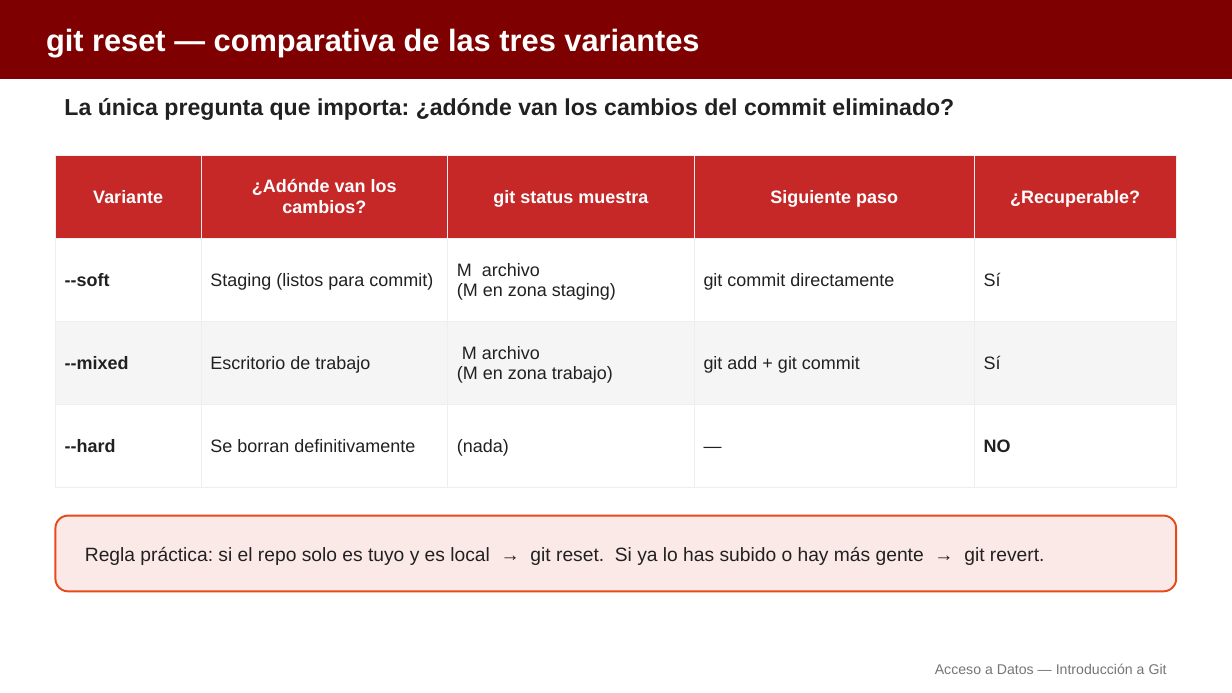
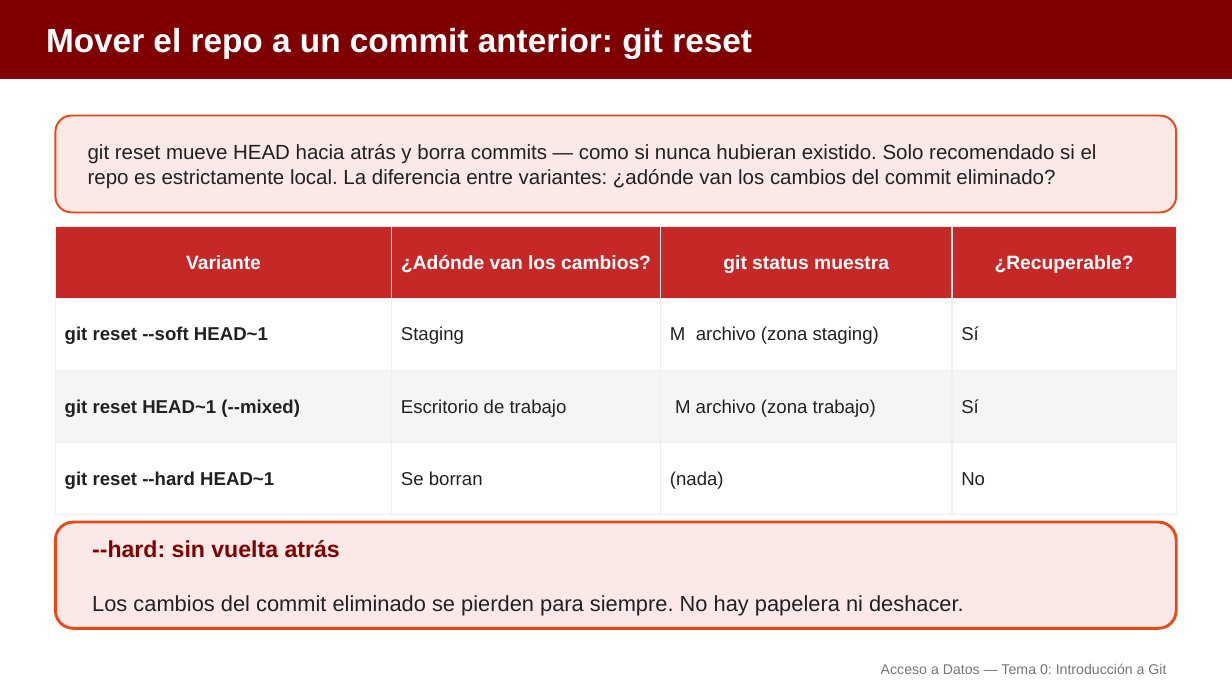
Before and after one commit to aitorventura/acceso-a-datos, a slide deck: slide 15 of docs/tema0/diapositivas/introduccion-git.pptx (slide 28 before the commit). Drawn at 1232x693 pixels with LibreOffice and Linux fonts; fonts in the diff are those of the drawing. Boxes give left, top, right and bottom in pixels: in the first picture for what was removed or moved away, otherwise in the second. Text is boxed around its words. In the diff, an @@ line names an element or a change of style, - is before the commit and + after.

Commit message:
Rehace las diapositivas de Git y GitHub (Tema 0): menos diapositivas y más visuales
Agrupa por idea y sustituye texto por tarjetas, flujos y código con
sintaxis coloreada en los cinco decks de la subsección Git y GitHub
(introducción a Git, ramas, GitHub, colaboración y GitHub Actions).
Pasa de 130 a 67 diapositivas. Añade cinco infografías nuevas
reutilizables (staging, HEAD, local/remoto, fork+PR, anatomía de un
workflow).

```diff
--- a/docs/tema0/diapositivas/introduccion-git.pptx
+++ b/docs/tema0/diapositivas/introduccion-git.pptx
@@ text at [46,27,752,58]: text changed; size 24 to 26 pt @@
-git reset — comparativa de las tres variantes
+Mover el repo a un commit anterior: git reset
@@ rounded rectangle added at [55,116,1177,213], fill #FBE9E7, outline #E64A19 1.5 pt @@
@@ text "git reset mueve HEAD hacia ..." at [88,144,1097,189]: vertical alignment top to middle @@
@@ text at [88,144,1097,189]: text changed; size 18 to 16 pt; bold off @@
-La única pregunta que importa: ¿adónde van los cambios del commit eliminado?
+git reset mueve HEAD hacia atrás y borra commits — como si nunca hubieran existido. Solo recomendado si el repo es estrictamente local. La diferencia entre variantes: ¿adónde van los cambios del commit eliminado?
@@ table at [55,226,1177,493] @@
-column 1: Variante | --soft | --mixed | --hard
-column 2: ¿Adónde van los cambios? | Staging (listos para commit) | Escritorio de trabajo | Se borran definitivamente
-column 3: git status muestra | M archivo / (M en zona staging) | M archivo / (M en zona trabajo) | (nada)
-column 4: Siguiente paso | git commit directamente | git add + git commit | —
-column 5: ¿Recuperable? | Sí | Sí | NO
+column 1: Variante | git reset --soft HEAD~1 | git reset HEAD~1 (--mixed) | git reset --hard HEAD~1
+column 2: ¿Adónde van los cambios? | Staging | Escritorio de trabajo | Se borran
+column 3: git status muestra | M archivo (zona staging) | M archivo (zona trabajo) | (nada)
+column 4: ¿Recuperable? | Sí | Sí | No
@@ table: place and size @@
-table at [55,155,1177,488]
+table at [55,226,1177,493]
@@ rounded rectangle: place and size @@
-rounded rectangle at [55,516,1177,592]
+rounded rectangle at [55,522,1177,628]
@@ rounded rectangle at [55,522,1177,628]: outline #E64A19 1.5 pt to #E64A19 2.25 pt @@
@@ text removed at [85,547,1044,565] @@
-Regla práctica: si el repo solo es tuyo y es local → git reset. Si ya lo has subido o hay más gente → git revert.
@@ text added at [92,540,964,616], 17 pt, text #212121 @@
+--hard: sin vuelta atrás
+Los cambios del commit eliminado se pierden para siempre. No hay papelera ni deshacer.
@@ text at [881,663,1166,674]: text changed @@
-Acceso a Datos — Introducción a Git
+Acceso a Datos — Tema 0: Introducción a Git
```
Also in this commit, not shown: 7 other slides changed, 9 slides added, 22 slides removed, 14 other files.
